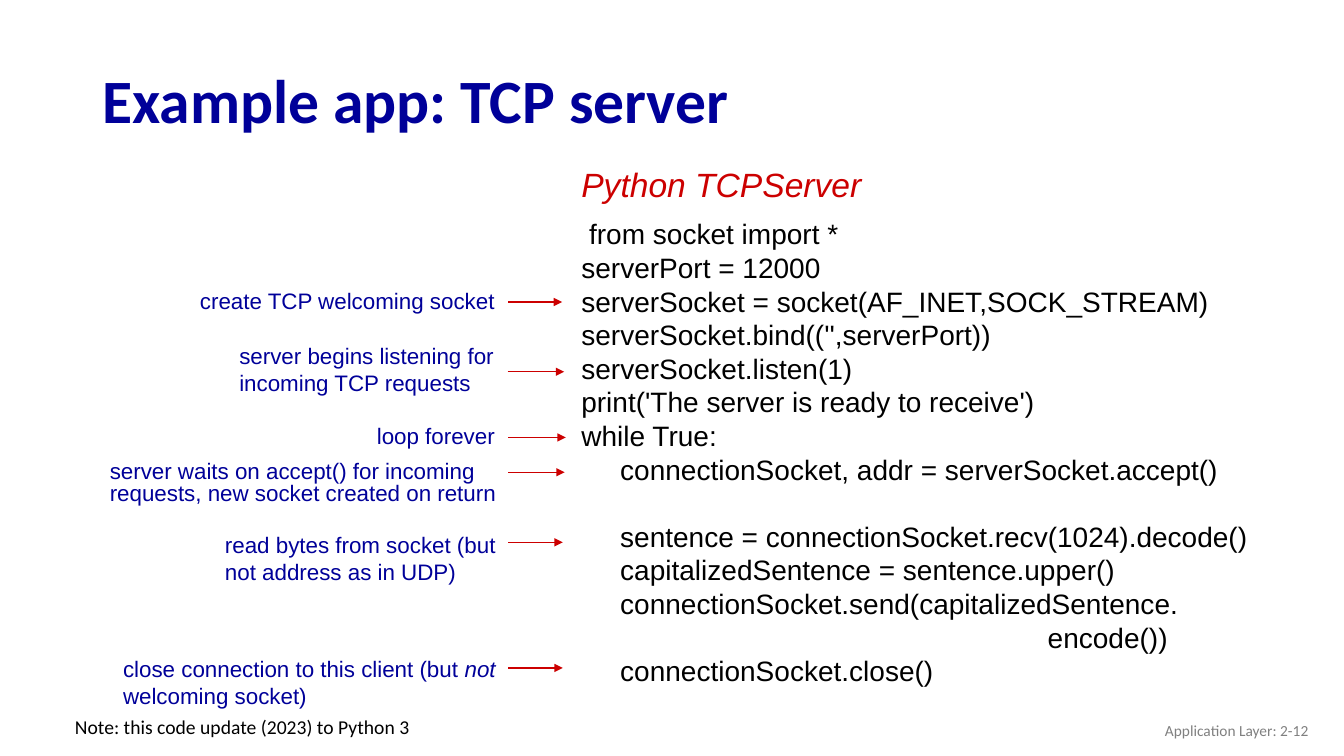
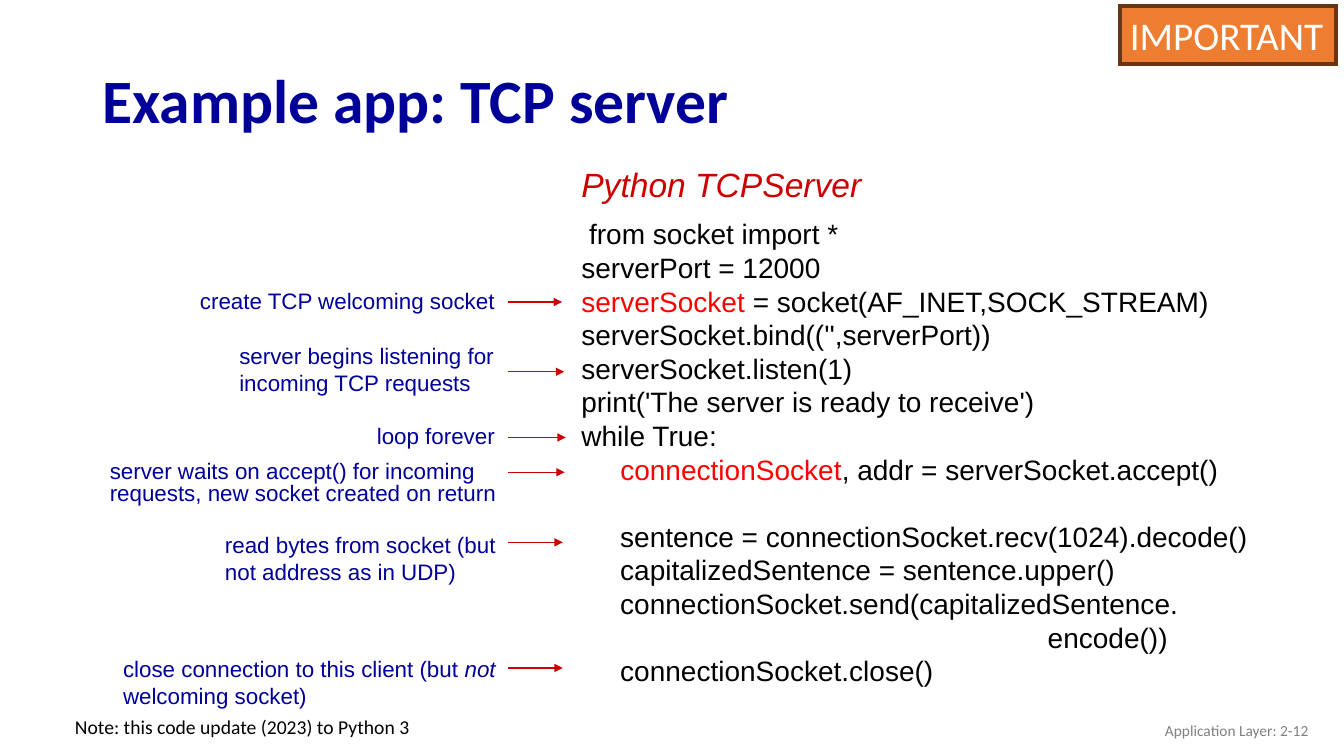
Before and after one commit to guhofstra/CSC175, a slide deck: slide 12 of PPTs/2.7 Socket Programming.pptx. Drawn at 1344x756 pixels with LibreOffice and Linux fonts; fonts in the diff are those of the drawing. Boxes give left, top, right and bottom in pixels: in the first picture for what was removed or moved away, otherwise in the second. Text is boxed around its words. In the diff, an @@ line names an element or a change of style, - is before the commit and + after.

```diff
--- a/PPTs/2.7 Socket Programming.pptx
+++ b/PPTs/2.7 Socket Programming.pptx
@@ rectangle added at [1120, 6, 1336, 64], fill #ED7D31, outline #683715 3 pt, 28 pt, text #FFFFFF @@
+IMPORTANT
@@ text added at [1303, 9, 1337, 22], 8 pt, text #000000 @@
+Begränsad delning
@@ text at [581, 291, 1218, 485]: text colour #000000 to #FF0000 in "serverSocket", "connectionSocket," @@
```
Also in this commit, not shown: 15 other slides changed, 34 other files.
